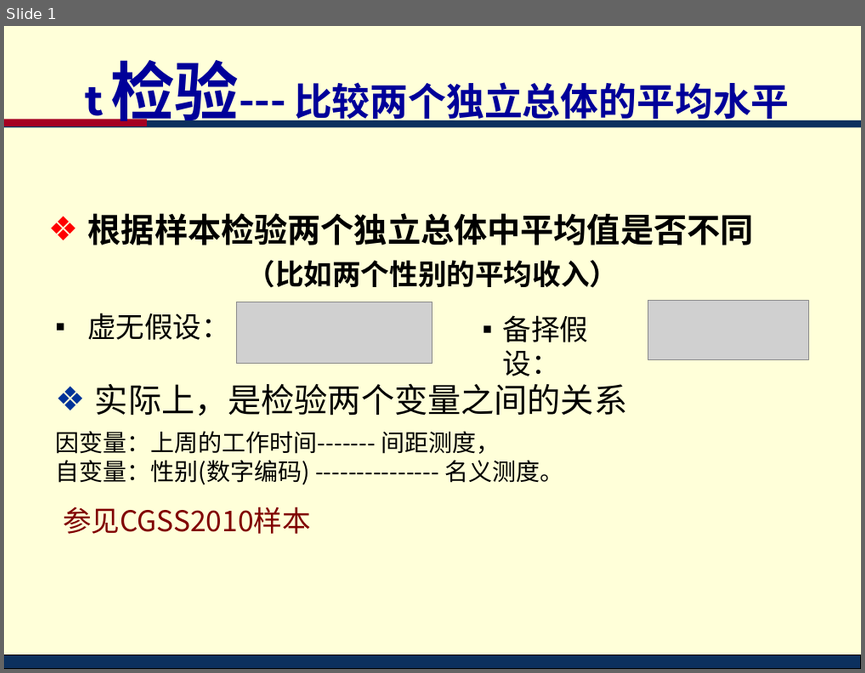
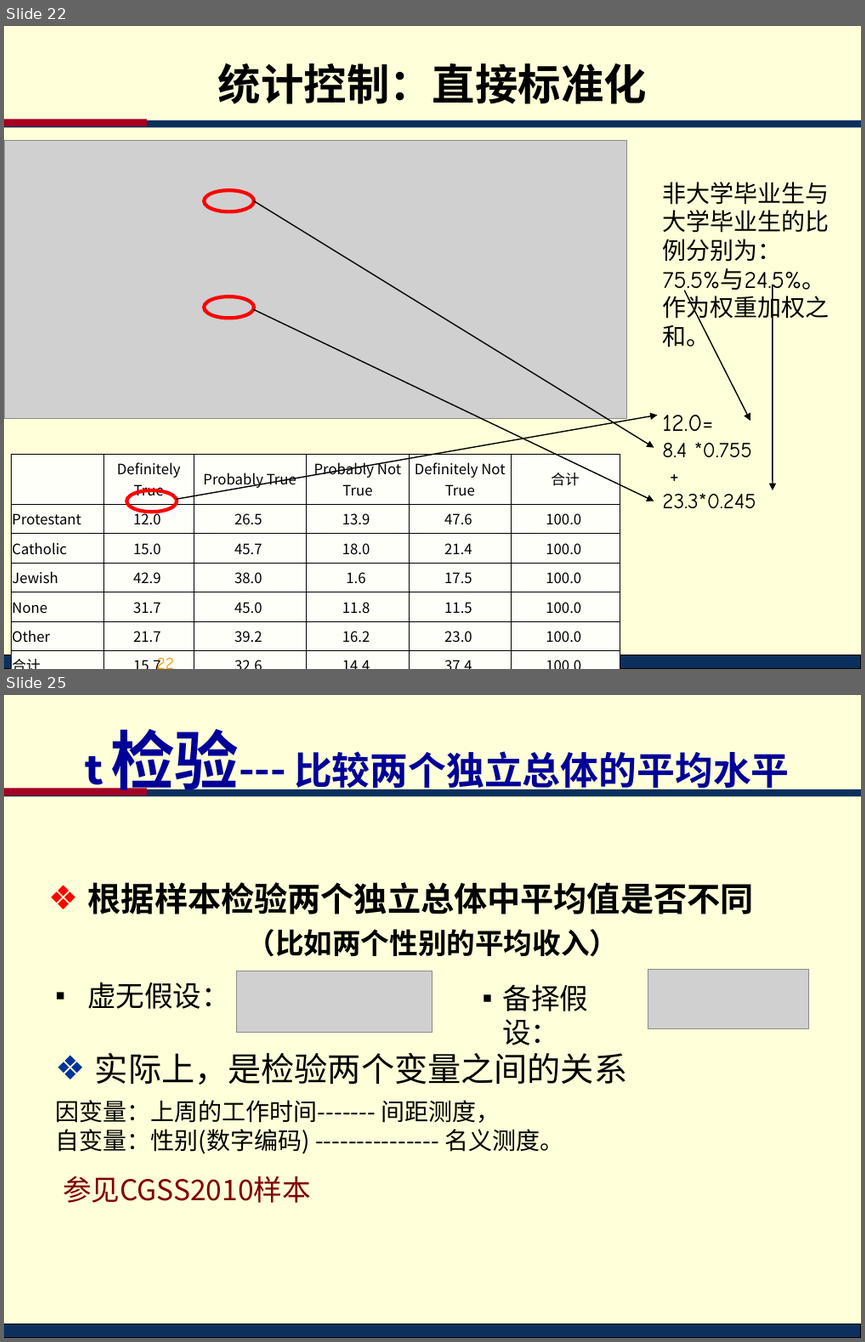
Before and after one commit to lidingruc/2018R, a slide deck: l09test/test.ppt. Shown one above the other, each under a label of ours: slide 1 before the commit, slides 22 and 25 after it; the slides between them are not shown. The pictures are 865x673 and 865x1342 pixels, drawn with LibreOffice and Linux fonts; fonts in the diff are those of the drawing; grey boxes stand for pictures; background and template pictures are left out. Boxes give left, top, right and bottom in pixels: in the first picture for what was removed or moved away, otherwise in the second. Text is boxed around its words. In the diff, an @@ line names an element or a change of style, - is before the commit and + after.

```diff
--- a/l09test/test.ppt
+++ b/l09test/test.ppt
@@ slide 22 added at (4,26,861,669), background #FFFFD9; not listed: 3 template elements that a slide beside it also shows @@
@@ title added at (218,63,647,104), 36 pt, text #000000, bold @@
+统计控制：直接标准化
@@ picture added at (4,140,627,418) @@
@@ ellipse added at (204,191,253,212), outline #FF0000 3 pt @@
@@ arrow added from (254, 201) to (653, 448), #000000 0.99 pt @@
@@ text added at (662,182,828,508), 20 pt, text #000000 @@
+非大学毕业生与大学毕业生的比例分别为：
+75.5%与24.5%。作为权重加权之和。
+12.0=
+8.4 *0.755
++
+23.3*0.245
@@ ellipse added at (204,297,253,318), outline #FF0000 3 pt @@
@@ arrow added from (684, 290) to (750, 420), #000000 0.99 pt @@
@@ arrow added from (772, 284) to (772, 490), #000000 0.99 pt @@
@@ arrow added from (254, 310) to (653, 500), #000000 0.99 pt @@
@@ arrow added from (177, 499) to (657, 415), #000000 0.99 pt @@
@@ table added at (11,454,620,646), 7 rows, 6 columns @@
+ | Definitely True | Probably True | Probably Not True | Definitely Not True | 合计
+Protestant | 12.0 | 26.5 | 13.9 | 47.6 | 100.0
+Catholic | 15.0 | 45.7 | 18.0 | 21.4 | 100.0
+Jewish | 42.9 | 38.0 | 1.6 | 17.5 | 100.0
+None | 31.7 | 45.0 | 11.8 | 11.5 | 100.0
+Other | 21.7 | 39.2 | 16.2 | 23.0 | 100.0
+合计 | 15.7 | 32.6 | 14.4 | 37.4 | 100.0
@@ ellipse added at (126,490,177,512), outline #FF0000 3 pt @@
@@ page number added at (33,648,183,669), 14 pt, text #FF9900 @@
+22
@@ what was slide 1 is now slide 25 @@
```
Also in this commit, not shown: 1 slide changed, 23 other slides added, 48 other files.
